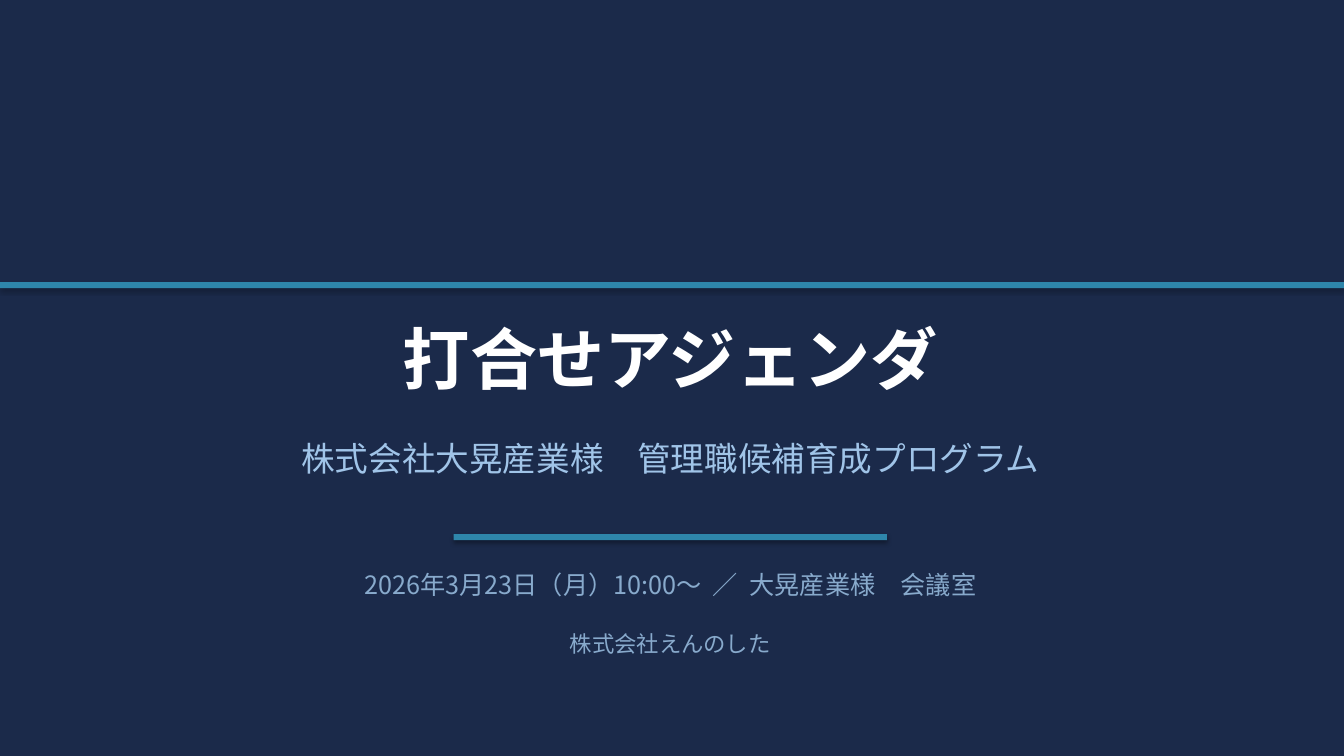
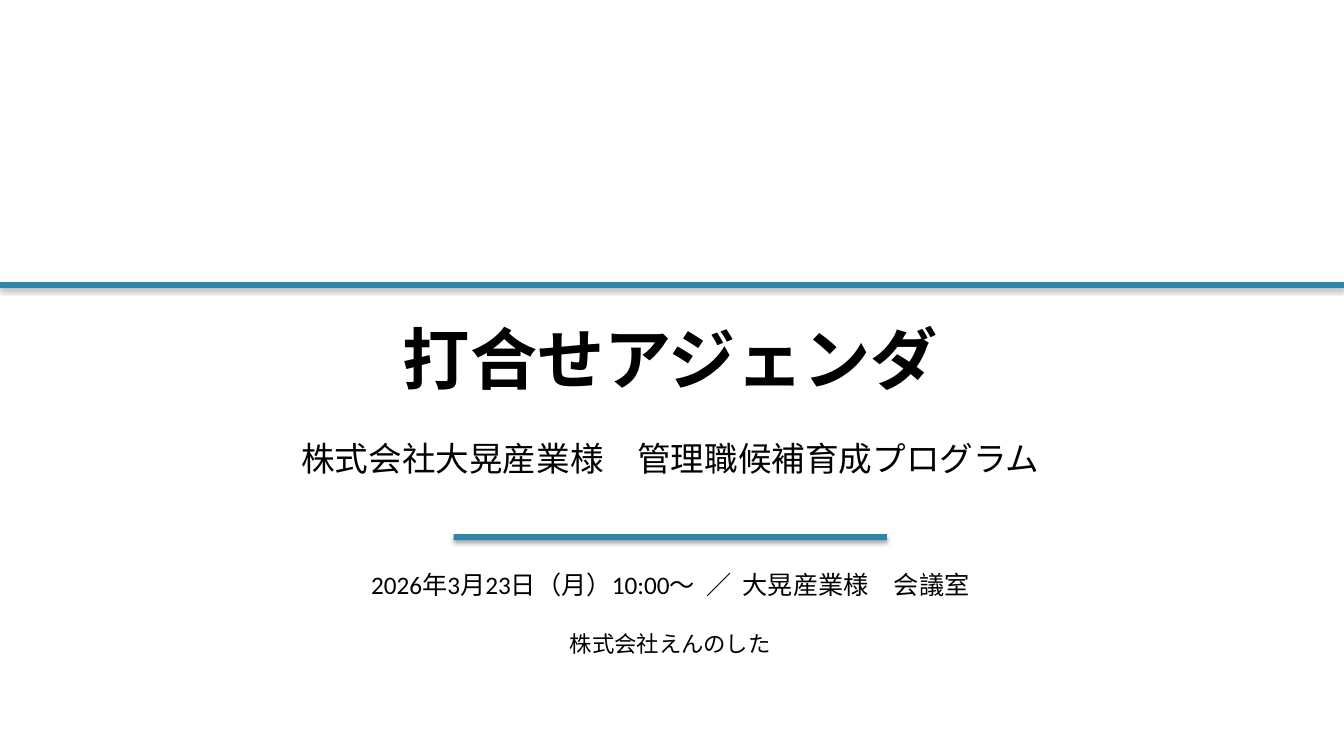
Before and after one commit to ennoshita-inc/training-taiko-kanri, a slide deck: slide 1 of clients/大晃産業/03_日程調整/【アジェンダ】20260323_打合せ.pptx. Drawn at 1344x756 pixels with LibreOffice and Linux fonts; fonts in the diff are those of the drawing. Boxes give left, top, right and bottom in pixels: in the first picture for what was removed or moved away, otherwise in the second. Text is boxed around its words. In the diff, an @@ line names an element or a change of style, - is before the commit and + after.

```diff
--- a/clients/大晃産業/03_日程調整/【アジェンダ】20260323_打合せ.pptx
+++ b/clients/大晃産業/03_日程調整/【アジェンダ】20260323_打合せ.pptx
@@ background #1B2A4A to #FFFFFF @@
@@ text "打合せアジェンダ" at [403, 326, 938, 390]: font Noto Sans CJK JP to Calibri, text colour #FFFFFF to #000000 @@
@@ text "株式会社大晃産業様 管理職候補育成プログラム" at [301, 442, 1039, 474]: font Noto Sans CJK JP to Calibri, text colour #A0C4E8 to #000000 @@
@@ text "2026年3月23日（月）10:00〜 ／ 大晃産業様 会議室" at [371, 572, 970, 597]: font Noto Sans CJK JP to Calibri, text colour #88AACC to #000000 @@
@@ text "株式会社えんのした" at [570, 633, 771, 654]: font Noto Sans CJK JP to Calibri, text colour #88AACC to #000000 @@
```
Also in this commit, not shown: 13 other slides changed, 3 slides added, 1 slide removed, 2 other files.
